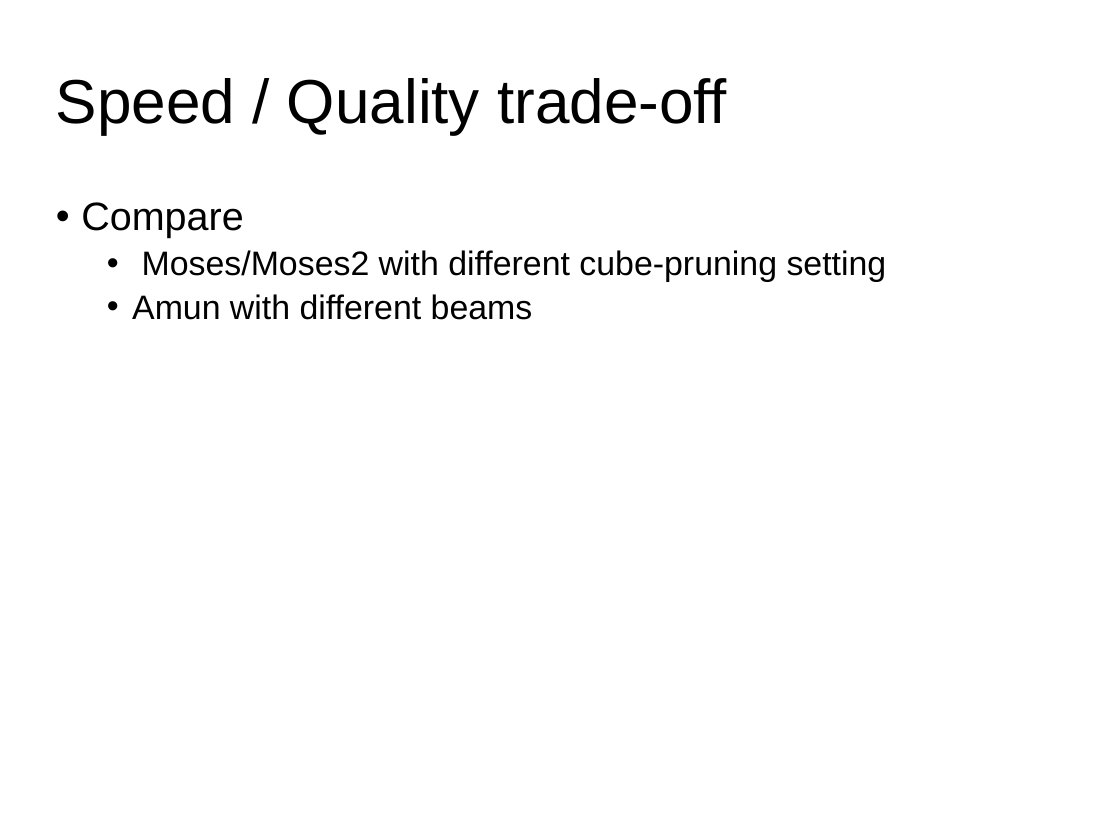
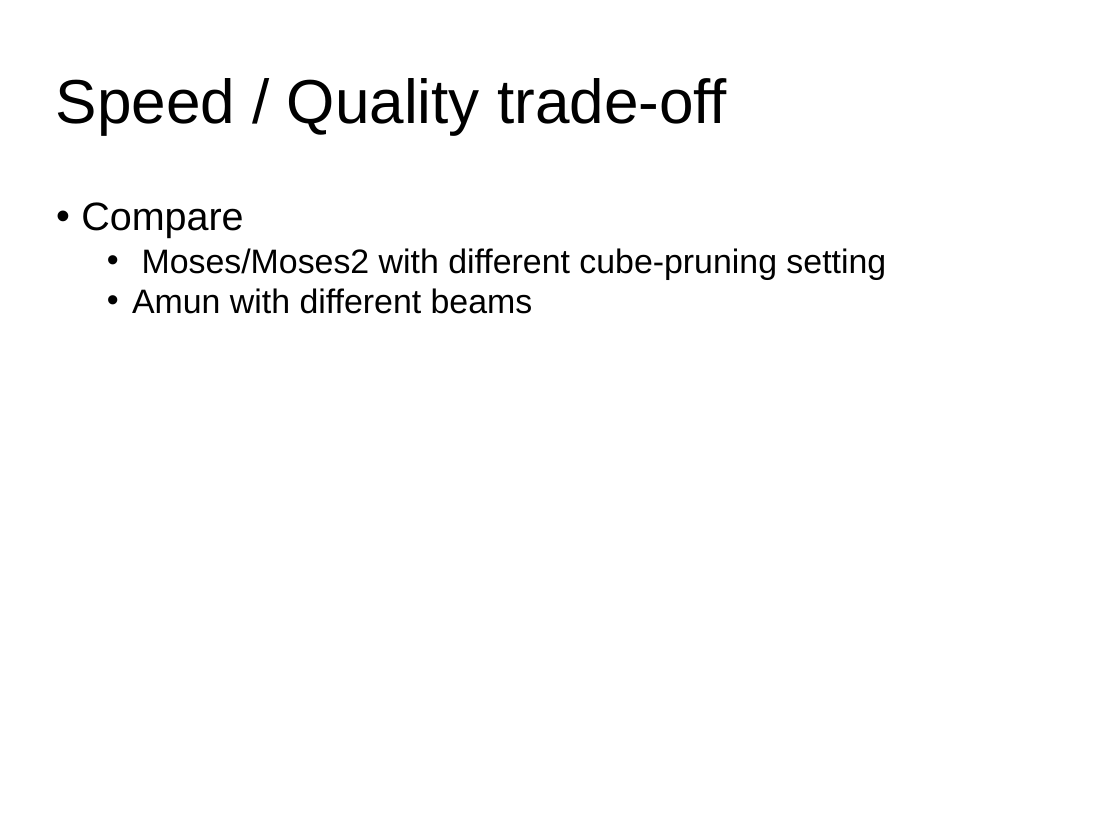
Before and after one commit to hieuhoang/papers, a slide deck: slide 13 of mtma17/slides.pptx. Drawn at 1120x840 pixels with LibreOffice and Linux fonts; fonts in the diff are those of the drawing. Boxes give left, top, right and bottom in pixels: in the first picture for what was removed or moved away, otherwise in the second. Text is boxed around its words. In the diff, an @@ line names an element or a change of style, - is before the commit and + after.

```diff
--- a/mtma17/slides.pptx
+++ b/mtma17/slides.pptx
@@ text "Compare" at box(81, 202, 886, 314): less space between paragraphs; line spacing 0.9 to 1 @@
```
Also in this commit, not shown: 9 other slides changed, 1 slide added, 1 other file.
